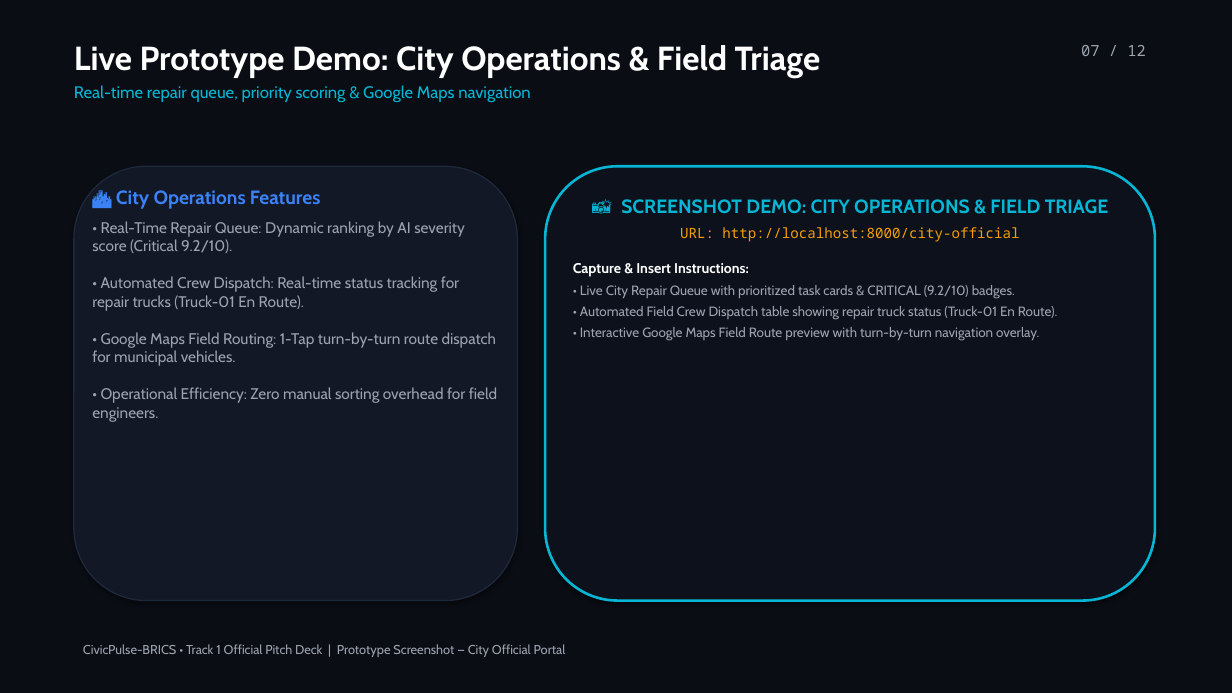
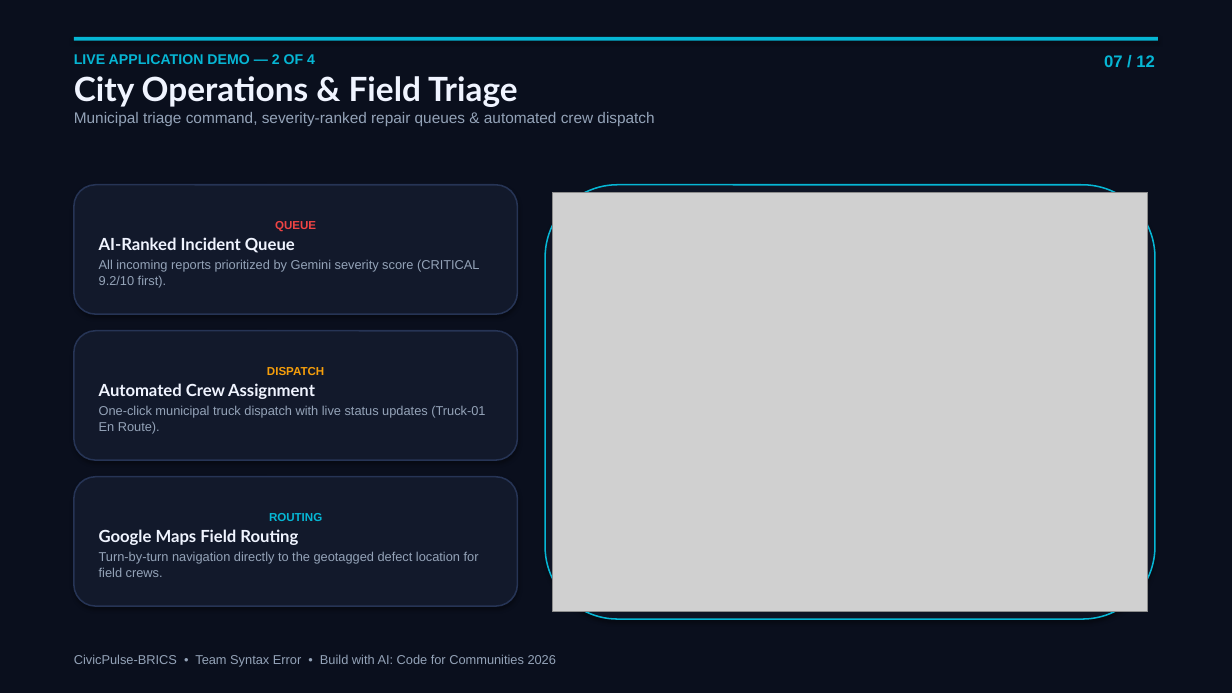
Before and after one commit to ParasSingh29/CivicPulse-BRICS, a slide deck: slide 7 of CivicPulse-BRICS_Pitch_Deck.pptx (slide 8 before the commit). Drawn at 1232x693 pixels with LibreOffice and Linux fonts; fonts in the diff are those of the drawing; grey boxes stand for pictures. Boxes give left, top, right and bottom in pixels: in the first picture for what was removed or moved away, otherwise in the second. Text is boxed around its words. In the diff, an @@ line names an element or a change of style, - is before the commit and + after.

Commit message:
feat: add new pitch deck, update PPTX team roles, and add WhatsApp/Telegram coming soon

```diff
--- a/CivicPulse-BRICS_Pitch_Deck.pptx
+++ b/CivicPulse-BRICS_Pitch_Deck.pptx
@@ background #0A0D14 to #FFFFFF @@
@@ rectangle added at [0, 0, 1232, 693], fill #0A0F1D @@
@@ text at [74, 54, 654, 126]: text changed; size 13 to 12 pt; font Cabin to Arial; text colour #06B6D4 to #94A3B8 @@
-Live Prototype Demo: City Operations & Field Triage
-Real-time repair queue, priority scoring & Google Maps navigation
+LIVE APPLICATION DEMO — 2 OF 4
+City Operations & Field Triage
+Municipal triage command, severity-ranked repair queues & automated crew dispatch
@@ rectangle added at [74, 37, 1158, 41], fill #06B6D4 @@
@@ text "07 / 12": place and size @@
-text "07 / 12" at [1081, 45, 1145, 56]
+text "07 / 12" at [1104, 55, 1155, 67]
@@ text "07 / 12" at [1104, 55, 1155, 67]: size 12 to 13 pt, font Noto Sans Mono to Arial, text colour #9CA3AF to #06B6D4, bold on @@
@@ rounded rectangle removed at [74, 166, 518, 601] @@
@@ rounded rectangle added at [74, 185, 518, 314], fill #12192B, outline #263455 1.2 pt, 10 pt, text #94A3B8 @@
+QUEUE
+AI-Ranked Incident Queue
+All incoming reports prioritized by Gemini severity score (CRITICAL 9.2/10 first).
@@ text removed at [92, 190, 497, 422] @@
-🏙️ City Operations Features
-• Real-Time Repair Queue: Dynamic ranking by AI severity score (Critical 9.2/10).
-• Automated Crew Dispatch: Real-time status tracking for repair trucks (Truck-01 En Route).
-• Google Maps Field Routing: 1-Tap turn-by-turn route dispatch for municipal vehicles.
-• Operational Efficiency: Zero manual sorting overhead for field engineers.
@@ rounded rectangle: place and size @@
-rounded rectangle at [545, 166, 1155, 601]
+rounded rectangle at [545, 185, 1155, 619]
@@ rounded rectangle at [545, 185, 1155, 619]: fill #0C111C to #0E1424; outline #06B6D4 2 pt to #06B6D4 1.2 pt @@
@@ picture added at [553, 192, 1148, 612] @@
@@ text removed at [573, 199, 1109, 341] @@
-📸 SCREENSHOT DEMO: CITY OPERATIONS & FIELD TRIAGE
-URL: http://localhost:8000/city-official
-Capture & Insert Instructions:
-• Live City Repair Queue with prioritized task cards & CRITICAL (9.2/10) badges.
-• Automated Field Crew Dispatch table showing repair truck status (Truck-01 En Route).
-• Interactive Google Maps Field Route preview with turn-by-turn navigation overlay.
@@ rounded rectangle added at [74, 331, 518, 460], fill #12192B, outline #263455 1.2 pt, 10 pt, text #94A3B8 @@
+DISPATCH
+Automated Crew Assignment
+One-click municipal truck dispatch with live status updates (Truck-01 En Route).
@@ rounded rectangle added at [74, 477, 518, 606], fill #12192B, outline #263455 1.2 pt, 10 pt, text #94A3B8 @@
+ROUTING
+Google Maps Field Routing
+Turn-by-turn navigation directly to the geotagged defect location for field crews.
@@ text added at [74, 654, 556, 667], 10 pt, text #94A3B8 @@
+CivicPulse-BRICS • Team Syntax Error • Build with AI: Code for Communities 2026
@@ text removed at [83, 644, 566, 657] @@
-CivicPulse-BRICS • Track 1 Official Pitch Deck | Prototype Screenshot — City Official Portal
```
Also in this commit, not shown: 8 other slides changed, 3 slides added, 3 slides removed, 8 other files.
